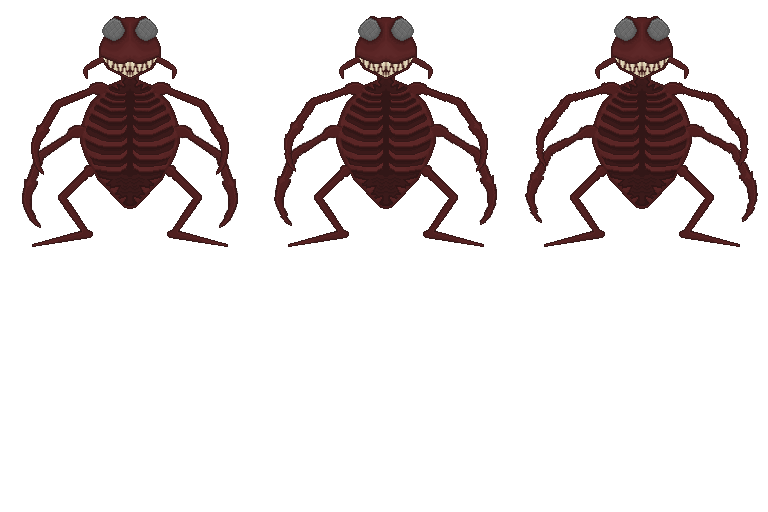
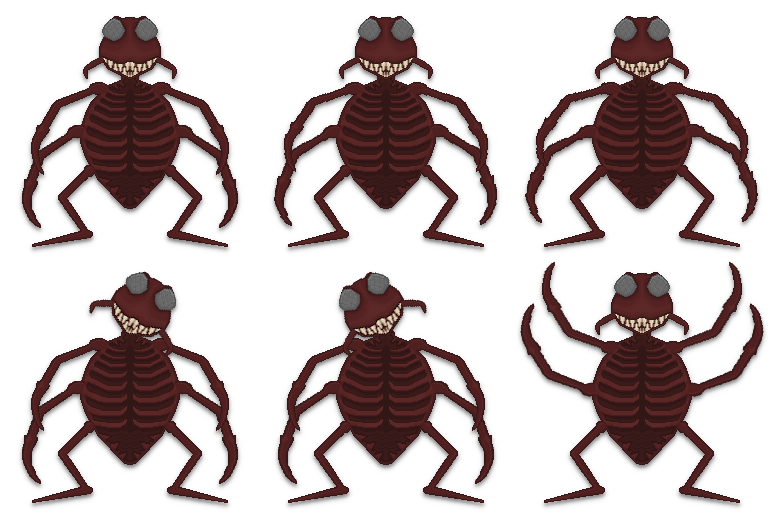
Layers edited between the first and the second 768px x 512px image:
added layer "còpia de bug frames" above "bug frames" over bbox(17, 14, 768, 510)
added group "bug frames" with 42 layers above "Fons" over bbox(21, 16, 765, 503)
added group "bug 1" with 6 layers in group "bug frames" over bbox(21, 16, 239, 247)
added layer "Upper legs #1" in group "bug 1" over bbox(31, 82, 229, 175)
added layer "Middle Legs #1" in group "bug 1" over bbox(21, 124, 239, 229)
added group "bug 2" with 6 layers in group "bug frames" over bbox(274, 16, 498, 247)
moved "Head" into group "bug 2", painted on it over bbox(99, 16, 673, 80)
moved "Upper legs" into group "bug 2", painted on it over bbox(31, 82, 749, 175)
moved "Middle Legs" into group "bug 2", painted on it over bbox(21, 124, 758, 229)
moved "Bottom Legs" into group "bug 2", painted on it over bbox(32, 165, 740, 247)
moved "Body" into group "bug 2", painted on it over bbox(80, 76, 692, 209)
added group "bug 3" with 6 layers in group "bug frames" over bbox(525, 16, 758, 247)
added layer "Upper legs #2" in group "bug 3" over bbox(536, 82, 749, 168)
added layer "Middle Legs #2" in group "bug 3" over bbox(525, 124, 758, 224)
added group "bug 4" with 6 layers in group "bug frames" over bbox(21, 270, 239, 503)
added layer "Upper legs #3" in group "bug 4" over bbox(31, 338, 229, 431)
added layer "Middle Legs #3" in group "bug 4" over bbox(21, 380, 239, 485)
added group "bug 5" with 6 layers in group "bug frames" over bbox(277, 271, 495, 503)
added layer "Upper legs #4" in group "bug 5" over bbox(287, 338, 485, 431)
added layer "Middle Legs #4" in group "bug 5" over bbox(277, 380, 495, 485)
added group "bug 6" with 6 layers in group "bug frames" over bbox(519, 261, 765, 503)
added layer "Upper legs #5" in group "bug 6" over bbox(541, 261, 743, 355)
added layer "Middle Legs #5" in group "bug 6" over bbox(519, 302, 765, 397)
…and 21 more changes (20 added, 1 painted, 1 stack)
